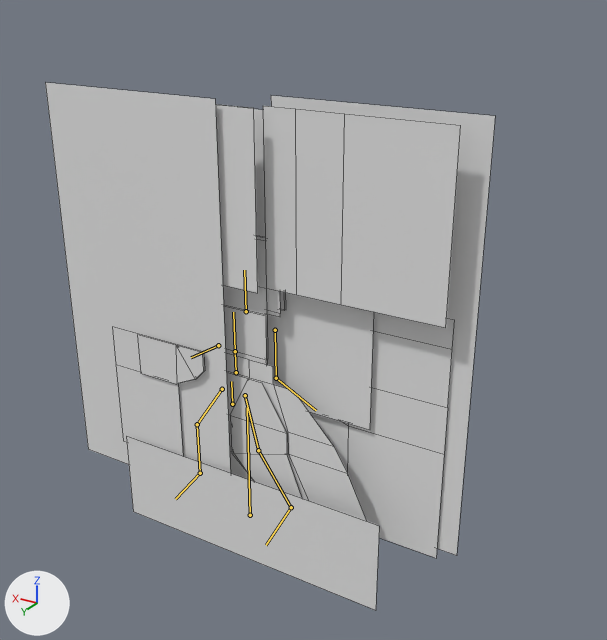
The FBX model Unity/Assets/Arcadians/AvatarFemale/avatarFemale.fbx: old version first, new version second.
Camera for both pictures: a 50 mm lens placed at (-3.54, 5.0, 4.47), pointed at (-0.42, -0.2, 1.88). Arrows for +X, +Y and +Z are at lower left; the lights stay in place. The bones that bend it are drawn over the model as lines. Mesh edges are drawn as thin lines.

In view in the first picture: 'avatar.Female'.
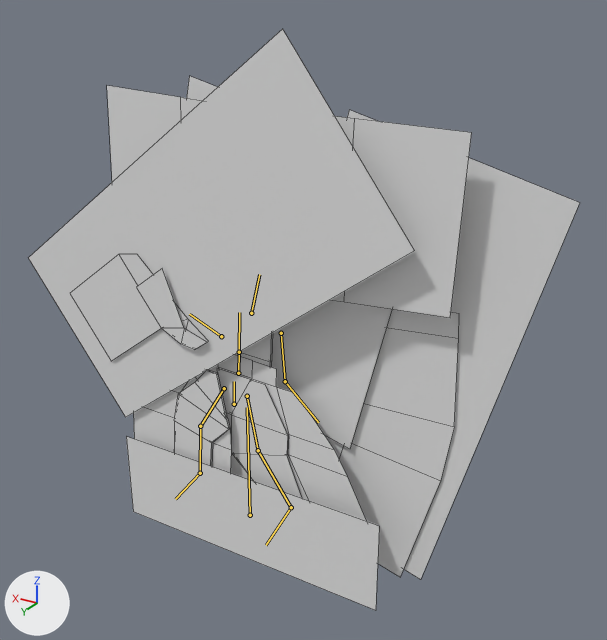
The newer file adds an action. The first version stands in its rest pose; the second is drawn at frame 15 of the action 'female.armature|f.skillCast'.

The change, as JSON lines over the scene's bpy script:
```json
{"block": "bone_b_spine_001", "where": "bone_b_spine_001 = bpy.data.objects['female.armature'].pose.bones['b_Spine.001']  # child of 'Root'"}
{"op": "set", "path": "bone_b_spine_001.location", "old": "(0.0, 0.0, 0.0)", "new": "(-0.016, 0.008, 0.0)"}
{"op": "set", "path": "bone_b_spine_001.rotation_quaternion", "old": "(1.0, 0.0, 0.0, 0.0)", "new": "(1.0, 0.0, 0.0, 0.018)", "note": "degrees (0, 0, 0) -> degrees (0, 0, 2)"}
{"block": "bone_b_spine_002", "where": "bone_b_spine_002 = bpy.data.objects['female.armature'].pose.bones['b_Spine.002']  # child of 'b_Spine.001'"}
{"op": "set", "path": "bone_b_spine_002.rotation_quaternion", "old": "(1.0, 0.0, 0.0, 0.0)", "new": "(1.0, 0.0, 0.0, 0.011)", "note": "degrees (0, 0, 0) -> degrees (0, 0, 1)"}
{"block": "bone_b_head", "where": "bone_b_head = bpy.data.objects['female.armature'].pose.bones['b_Head']  # child of 'b_Spine.003'"}
{"op": "set", "path": "bone_b_head.rotation_quaternion", "old": "(1.0, 0.0, 0.0, 0.0)", "new": "(0.995, 0.0, 0.0, 0.097)", "note": "degrees (0, 0, 0) -> degrees (0, 0, 11)"}
{"block": "bone_b_larm", "where": "bone_b_larm = bpy.data.objects['female.armature'].pose.bones['b_LArm']  # child of 'b_Spine.003'"}
{"op": "set", "path": "bone_b_larm.location", "old": "(0.0, 0.0, 0.0)", "new": "(-0.065, -0.035, 0.0)"}
{"op": "set", "path": "bone_b_larm.rotation_quaternion", "old": "(1.0, 0.0, 0.0, 0.0)", "new": "(0.905, 0.0, 0.0, 0.425)", "note": "degrees (0, 0, 0) -> degrees (0, 0, 50)"}
{"block": "bone_b_rarm_001", "where": "bone_b_rarm_001 = bpy.data.objects['female.armature'].pose.bones['b_RArm.001']  # child of 'b_Spine.003'"}
{"op": "set", "path": "bone_b_rarm_001.rotation_quaternion", "old": "(1.0, 0.0, 0.0, 0.0)", "new": "(0.998, 0.0, 0.0, 0.063)", "note": "degrees (0, 0, 0) -> degrees (0, 0, 7)"}
{"block": "bone_b_rarm_002", "where": "bone_b_rarm_002 = bpy.data.objects['female.armature'].pose.bones['b_RArm.002']  # child of 'b_RArm.001'"}
{"op": "set", "path": "bone_b_rarm_002.rotation_quaternion", "old": "(1.0, 0.0, 0.0, 0.0)", "new": "(0.986, 0.0, 0.0, -0.168)", "note": "degrees (0, 0, 0) -> degrees (0, 0, -19)"}
{"block": "bone_b_lleg_001", "where": "bone_b_lleg_001 = bpy.data.objects['female.armature'].pose.bones['b_LLeg.001']  # child of 'b_Spine.001'"}
{"op": "set", "path": "bone_b_lleg_001.rotation_quaternion", "old": "(1.0, 0.0, 0.0, 0.0)", "new": "(0.999, 0.0, 0.0, 0.041)", "note": "degrees (0, 0, 0) -> degrees (0, 0, 5)"}
{"block": "bone_b_lleg_002", "where": "bone_b_lleg_002 = bpy.data.objects['female.armature'].pose.bones['b_LLeg.002']  # child of 'b_LLeg.001'"}
{"op": "set", "path": "bone_b_lleg_002.rotation_quaternion", "old": "(1.0, 0.0, 0.0, 0.0)", "new": "(0.998, 0.0, 0.0, -0.063)", "note": "degrees (0, 0, 0) -> degrees (0, 0, -7)"}
{"block": "bone_b_lfoot", "where": "bone_b_lfoot = bpy.data.objects['female.armature'].pose.bones['b_LFoot']  # child of 'b_LLeg.002'"}
{"op": "set", "path": "bone_b_lfoot.rotation_quaternion", "old": "(1.0, 0.0, 0.0, 0.0)", "new": "(0.999, -0.04, 0.0, 0.0)", "note": "degrees (0, 0, 0) -> degrees (-5, 0, 0)"}
{"block": "bone_b_rleg_002", "where": "bone_b_rleg_002 = bpy.data.objects['female.armature'].pose.bones['b_RLeg.002']  # child of 'b_RLeg.001'"}
{"op": "set", "path": "bone_b_rleg_002.rotation_quaternion", "old": "(1.0, 0.0, 0.0, 0.0)", "new": "(1.0, 0.0, 0.0, -0.028)", "note": "degrees (0, 0, 0) -> degrees (0, 0, -3)"}
```

Changed parts and their boxes [x1, y1, x2, y2] in the pictures (607 x 640 px):
```json
{"object": "avatar.Female", "change": "posed", "before": [45, 82, 495, 610], "after": [29, 29, 580, 610], "on screen": "22% wider, 10% taller"}
{"bone": "b_Spine.001", "before": "(232, 404) to (231, 381)", "after": "(234, 404) to (234, 381)"}
{"bone": "b_Spine.002", "before": "(236, 372) to (235, 351)", "after": "(238, 373) to (239, 352)"}
{"bone": "b_Head", "before": "(246, 311) to (244, 270)", "after": "(251, 313) to (259, 274)"}
{"bone": "b_LArm", "before": "(218, 345) to (191, 357)", "after": "(221, 336) to (189, 314)"}
{"bone": "b_RArm.001", "before": "(275, 330) to (276, 378)", "after": "(281, 333) to (285, 381)"}
{"bone": "b_RArm.002", "before": "(276, 378) to (316, 410)", "after": "(285, 381) to (318, 422)"}
{"bone": "b_LLeg.001", "before": "(222, 389) to (197, 424)", "after": "(224, 388) to (200, 426)"}
{"bone": "b_LLeg.002", "before": "(197, 424) to (200, 473)", "after": "(200, 426) to (200, 473)"}
```
